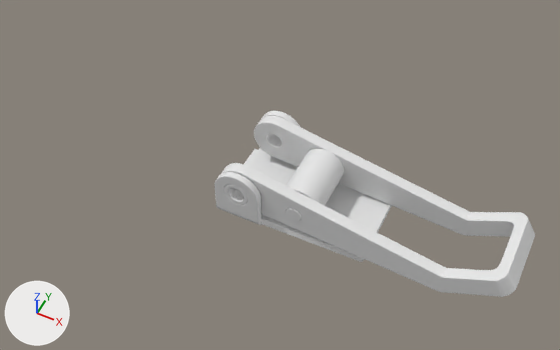
The Blender file LatchClamp.blend as it was, and as the next commit left it.
Before and after are seen from a 50 mm camera at (0.0509, -0.1527, 0.2021) aimed at (-0.0258, 0.0008, 0.0102). The lights are fixed; the arrows at lower left show +X, +Y and +Z.

Names of what the first picture shows: 'Lever', 'Mounting base', 'ScrewBearing'.
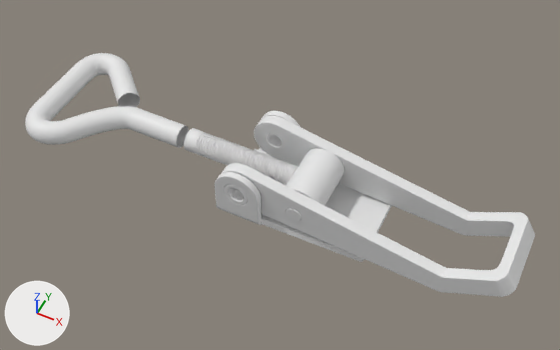
Where the newer file only moved an object's origin or applied its transform, the numbers keep the older frame.

Location of each change, [x1, y1, x2, y2] in pixels of the pictures (560 x 350 px):
'Bolt.001', added: after [25, 53, 189, 148]
'Bolt.004', added: after [184, 128, 298, 185]

The change, as a list of edits to the scene's bpy script:
```text
Add me_bolt_005:
    me_bolt_005.from_pydata(...)  # 78 vertices, 41 faces; spans x -0.06387..-0.06264, y -0.004..0.004, z 0.00832..0.01632
Add me_bolt_004:
    me_bolt_004.from_pydata(...)  # 6301 vertices, 6300 faces, 5 loose edges; spans x -0.0597..-0.0137, y -0.004..0.004, z 0.0083..0.0163
Add cu_beziercurve:
    cu_beziercurve = bpy.data.curves.new('BezierCurve', 'CURVE')
    cu_beziercurve.dimensions = '3D'
    _sp = cu_beziercurve.splines.new('BEZIER'); _sp.bezier_points.add(6)
    _sp.bezier_points.foreach_set('co', [0.0, 0.0, 0.0, -0.0191, 0.0, 0.0, -0.0369, -0.0161, 0.0, -0.0498, -0.0119, 0.0, -0.0498, 0.0132, 0.0, -0.0382, 0.0185, 0.0, -0.0259, 0.00658, 0.0])
    _sp.bezier_points.foreach_set('handle_left', [0.001, 0.0, 0.0, -0.0181, 0.0, 0.0, -0.0362, -0.0154, 0.0, -0.0499, -0.0162, 0.0, -0.0499, 0.00889, 0.0, -0.0419, 0.022, 0.0, -0.0296, 0.0101, 0.0])
    _sp.bezier_points.foreach_set('handle_right', [-0.001, 0.0, 0.0, -0.0263, 0.0, 0.0, -0.0453, -0.0235, 0.0, -0.0498, -0.0109, 0.0, -0.0496, 0.0201, 0.0, -0.0375, 0.0178, 0.0, -0.0252, 0.00589, 0.0])
    for _p, _l, _r in zip(_sp.bezier_points, ['ALIGNED', 'ALIGNED', 'ALIGNED', 'ALIGNED', 'ALIGNED', 'ALIGNED', 'ALIGNED'], ['ALIGNED', 'ALIGNED', 'ALIGNED', 'ALIGNED', 'ALIGNED', 'ALIGNED', 'ALIGNED']): _p.handle_left_type = _l; _p.handle_right_type = _r
    _sp.order_u = 0
    _sp.order_v = 0
    cu_beziercurve.use_path = True
    cu_beziercurve.use_path_clamp = True
    cu_beziercurve.fill_mode = 'FULL'
Add ob_bolt_001:
    ob_bolt_001 = bpy.data.objects.new('Bolt.001', me_bolt_005)
    ob_bolt_001.location = (0.0, 0.0, 0.0)
    _m = ob_bolt_001.modifiers.new('Array', 'ARRAY')
    _m.fit_type = 'FIT_CURVE'
    _m.curve = ob_beziercurve
    _m.constant_offset_displace = (0.0, 0.0, 0.0)
    _m.offset_object = ob_beziercurve
    _m = ob_bolt_001.modifiers.new('Curve', 'CURVE')
    _m.object = ob_beziercurve
Add ob_beziercurve:
    ob_beziercurve = bpy.data.objects.new('BezierCurve', cu_beziercurve)
    ob_beziercurve.location = (-0.0633, -0.0000659, 0.0121)
Add ob_bolt_004:
    ob_bolt_004 = bpy.data.objects.new('Bolt.004', me_bolt_004)
    ob_bolt_004.location = (0.0, 0.0, 0.0)
```
